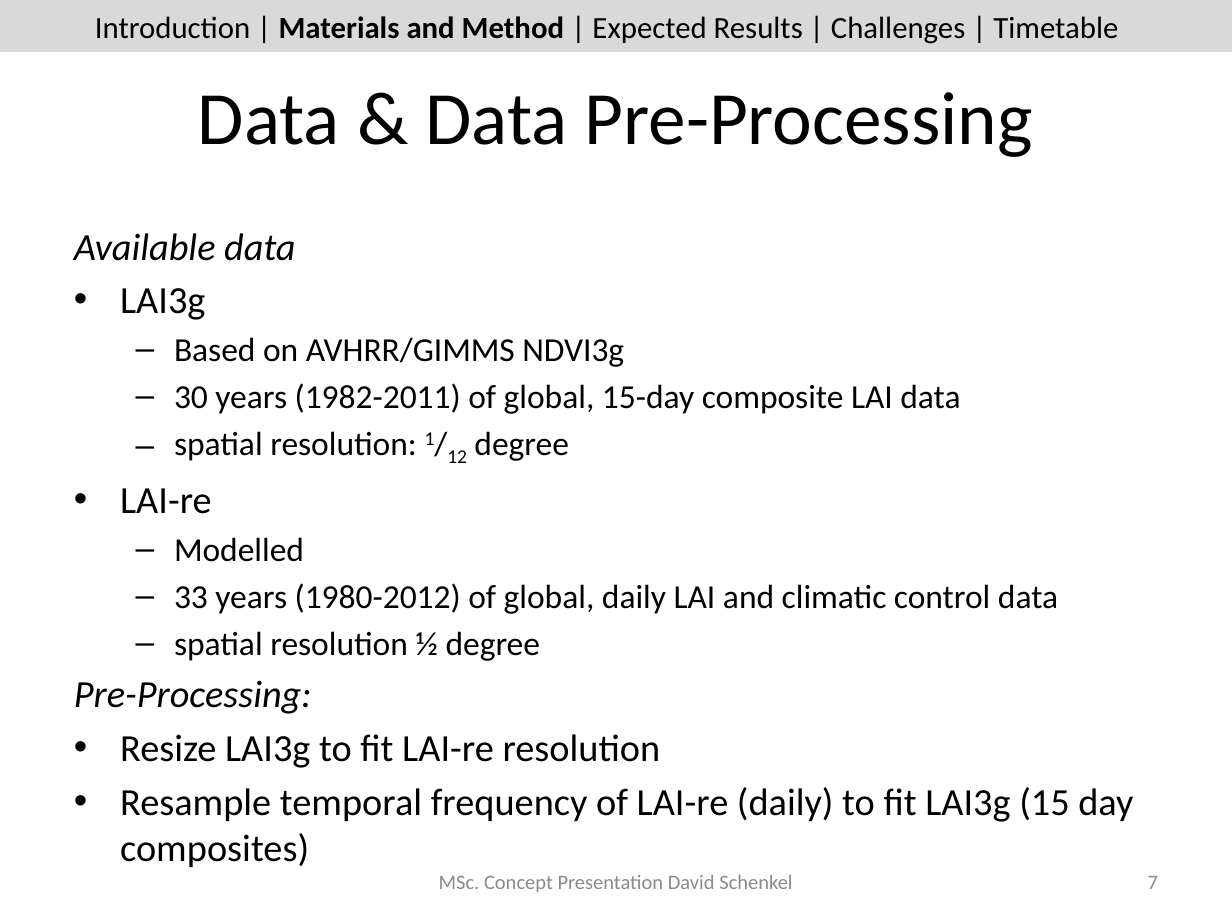
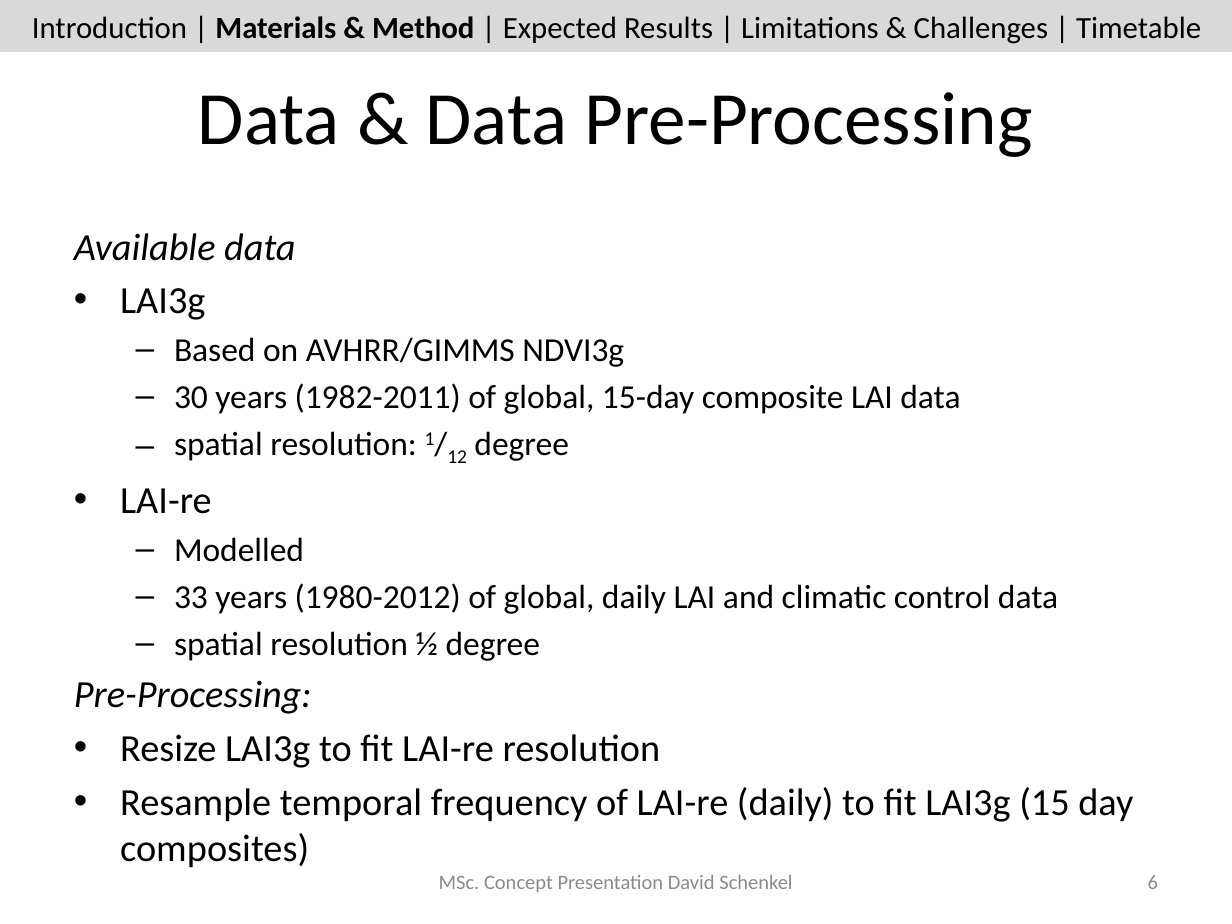
Before and after one commit to dschenkel/geo511, a slide deck: slide 6 of concept_presentation.pptx (slide 7 before the commit). Drawn at 1232x924 pixels with LibreOffice and Linux fonts; fonts in the diff are those of the drawing. Boxes give left, top, right and bottom in pixels: in the first picture for what was removed or moved away, otherwise in the second. Text is boxed around its words. In the diff, an @@ line names an element or a change of style, - is before the commit and + after.

```diff
--- a/concept_presentation.pptx
+++ b/concept_presentation.pptx
@@ text at (32, 16, 1201, 44): text changed @@
-Introduction | Materials and Method | Expected Results | Challenges | Timetable
+Introduction | Materials & Method | Expected Results | Limitations & Challenges | Timetable
@@ page number at (1148, 875, 1158, 889): text changed @@
-7
+6
```
Also in this commit, not shown: 18 other slides changed, 1 slide added, 2 other files.
